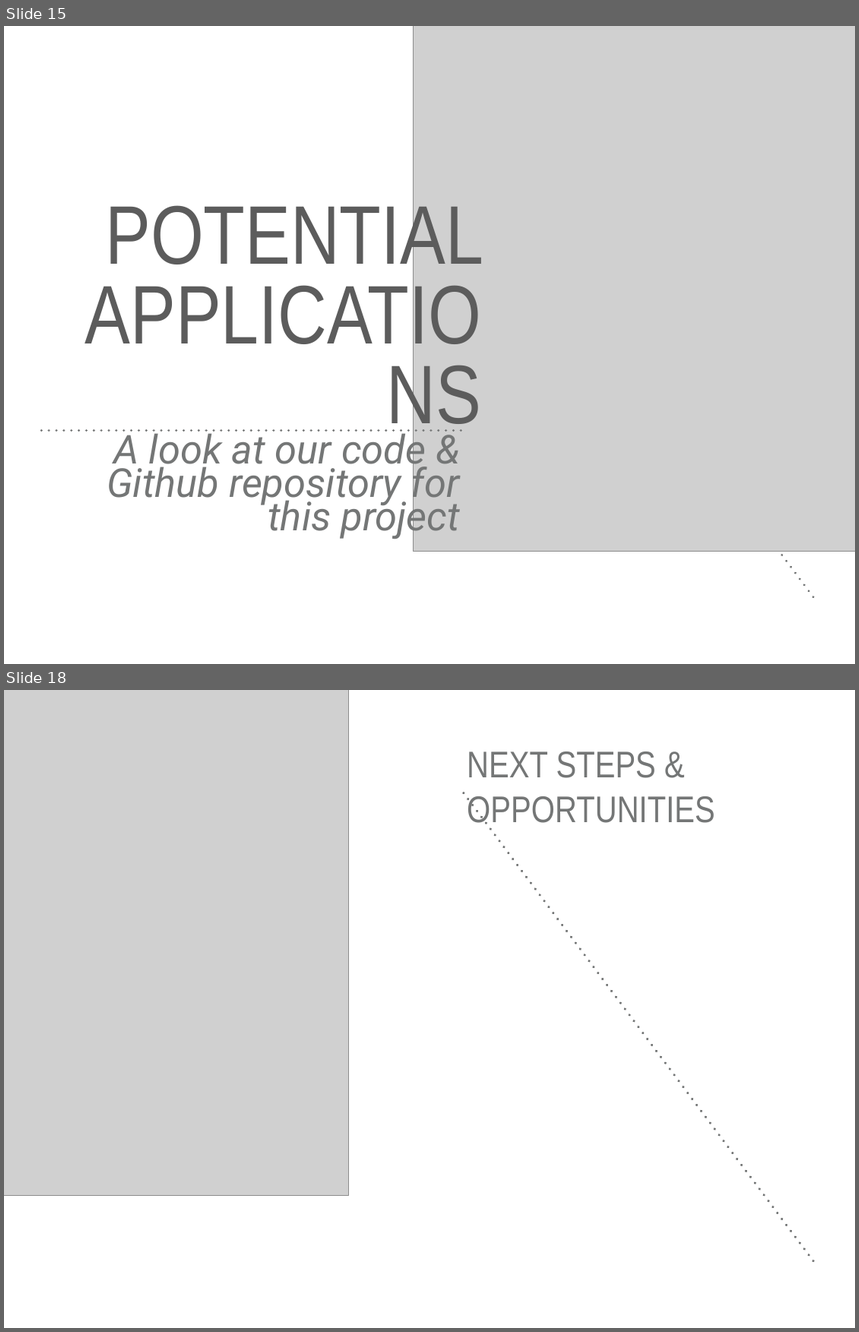
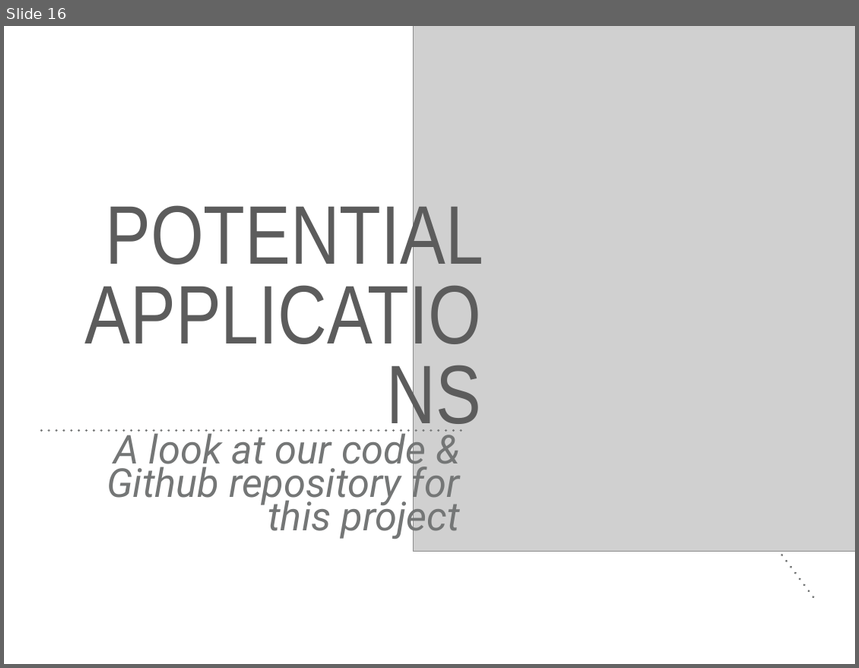
Before and after one commit to mgd1984/Yelp-Analytics-Dashboard, a slide deck: Yelp Biz Ops Dashboard Presentation .pptx. Shown one above the other, each under a label of ours: slides 15 and 18 before the commit, slide 16 after it; the slides between them are not shown. The pictures are 859x1332 and 859x668 pixels, drawn with LibreOffice and Linux fonts; fonts in the diff are those of the drawing; grey boxes stand for pictures. Boxes give left, top, right and bottom in pixels: in the first picture for what was removed or moved away, otherwise in the second. Text is boxed around its words. In the diff, an @@ line names an element or a change of style, - is before the commit and + after.

```diff
--- a/Yelp Biz Ops Dashboard Presentation .pptx
+++ b/Yelp Biz Ops Dashboard Presentation .pptx
@@ slide 18 removed at <box>4,690,855,1328</box>, background #FFFFFF @@
@@ picture removed at <box>4,690,349,1196</box> @@
@@ title removed at <box>467,752,715,829</box> @@
-NEXT STEPS & OPPORTUNITIES
@@ line removed from (464, 793) to (817, 793) @@
@@ what was slide 15 is now slide 16 @@
```
Also in this commit, not shown: 2 slides changed, 5 slides added, 2 other slides removed, 1 other file.
